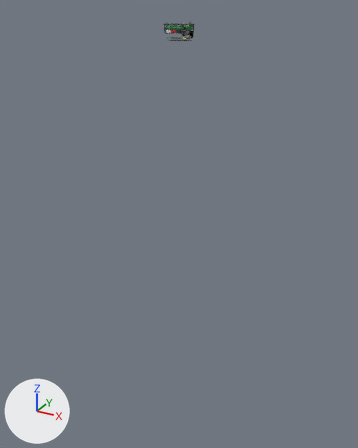
One commit to the glTF model computers/src/main/resources/assets/jsc/jsmodels/chain/assembly_standard.glb: the scene before it, then after it.
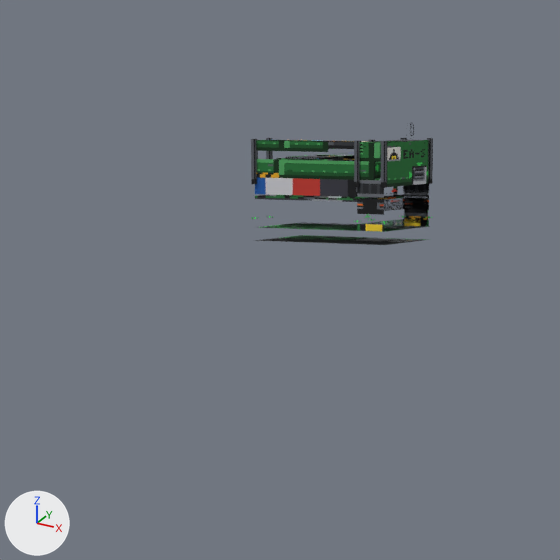
There are two pictures of each version: one whole from a 50 mm camera at (30.0, -56.8, 2.8) aimed at (-2.2, 1.6, -26.4), one close up on the part from 34% to 60% of the width and 0% to 21% of the height. Arrows for +X, +Y and +Z are at lower left; the lights stay in place. The older version's two pictures come first. Where no turn or scale is listed for an object, it has been applied to the vertices. Vertices at exactly the same position are counted once.

Names of what the first close-up shows: 'body', 'shape_43'.
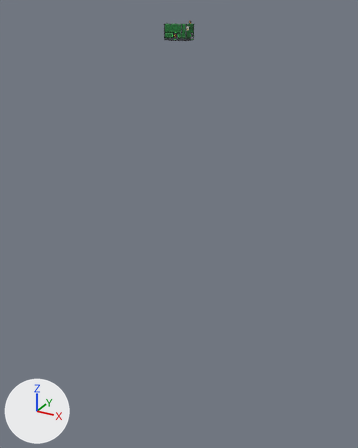
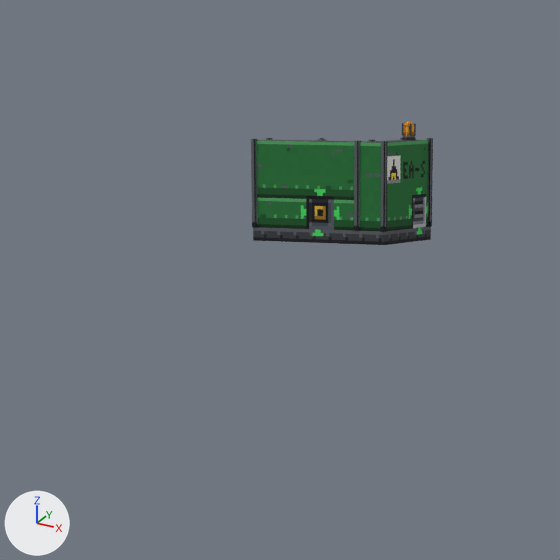
The change, as a diff of the scene's bpy script:
```diff
--- a/computers/src/main/resources/assets/jsc/jsmodels/chain/assembly_standard.glb.py
+++ b/computers/src/main/resources/assets/jsc/jsmodels/chain/assembly_standard.glb.py
@@ me_body @@
 # used by ob_body; location = (-2.5, 0.5, -65.0)
-me_body.from_pydata(...)  # 1269 vertices, 1268 faces; spans x -0.02..3.02, y -2.02..0.02, z 64.0..66.21
+me_body.from_pydata(...)  # 1245 vertices, 1232 faces; spans x -0.02..3.02, y -2.02..0.02, z 64.0..66.21
+# me_body part 1: 1232 kept faces spanning x -0.02..3.02, y -2.02..0.02, z 64.0..66.21 get new texture (UV) coordinates
+# edits to the shape of me_body do not show in these pictures
 me_body.materials.append(mat_assembly_standard)
@@ me_body_glow @@
 # used by ob_body_glow; location = (-2.5, 0.5, -65.0)
-me_body_glow.from_pydata(...)  # 256 vertices, 192 faces; spans x 2.562..2.781, y -0.484..-0.266, z 65.963..66.213
+me_body_glow.from_pydata(...)  # 286 vertices, 208 faces; spans x -0.002..3.001, y -2.001..0.0, z 64.0..66.213
+# me_body_glow part 2: 30 vertices added at x -0.002..3.001, y -2.001..0.0, z 64.0..65.875
+# me_body_glow part 3: 192 kept faces spanning x 2.562..2.781, y -0.484..-0.266, z 65.963..66.213 get new texture (UV) coordinates
 me_body_glow.materials.append(mat_assembly_standard)
@@ ob_shape_43 @@
-ob_shape_43 = bpy.data.objects.new('shape_43', me_shape_43)
-ob_shape_43.location = (-2.5, 0.5, -65.0)
```

What differs and where, as boxes [x1, y1, x2, y2] in the close-ups (560 x 560 px):
'body', reshaped: before [251, 138, 433, 245]; after [251, 123, 433, 245]
'body_glow', reshaped (not visible before): after [301, 122, 428, 236]
'shape_43', deleted: before [285, 155, 354, 160]
part 2 of me_body_glow, added: after [301, 187, 428, 236]
part 3 of me_body_glow, surface changed: after [403, 122, 414, 136]
